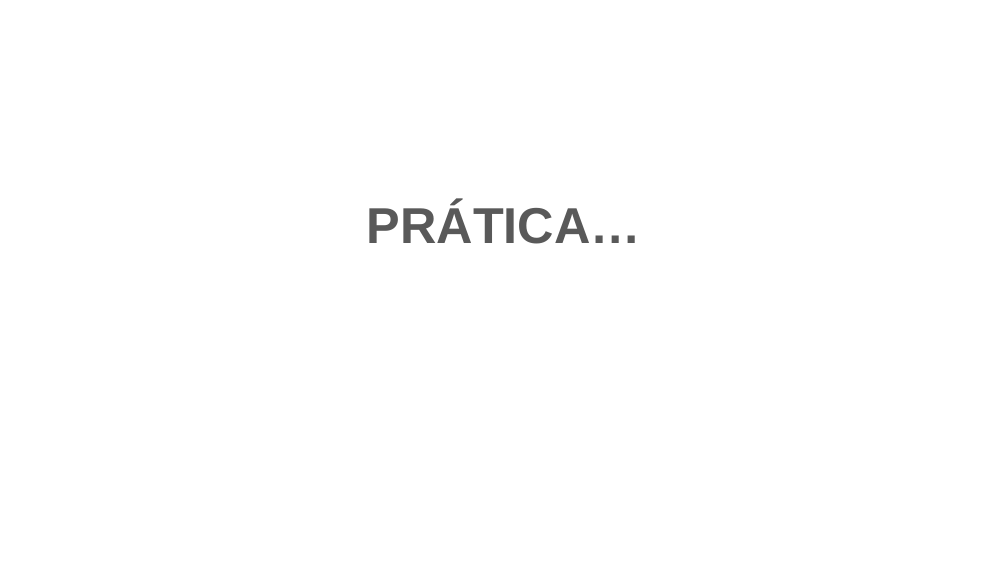
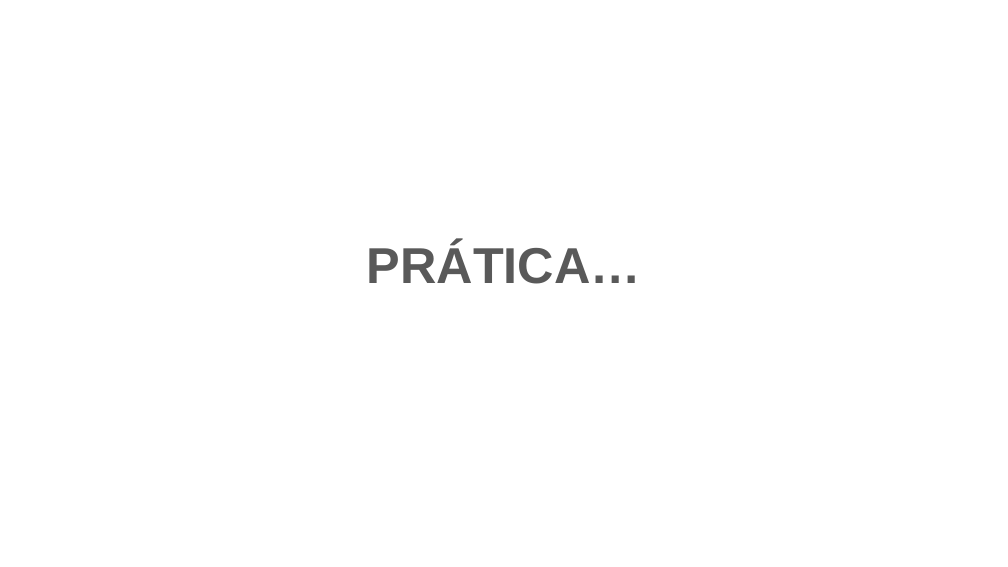
Before and after one commit to DeehSlash/apresentacao-jpa, a slide deck: slide 13 of Apresentação.pptx. Drawn at 1008x567 pixels with LibreOffice and Linux fonts; fonts in the diff are those of the drawing; background and template pictures are left out. Boxes give left, top, right and bottom in pixels: in the first picture for what was removed or moved away, otherwise in the second. Text is boxed around its words. In the diff, an @@ line names an element or a change of style, - is before the commit and + after.

```diff
--- a/Apresentação.pptx
+++ b/Apresentação.pptx
@@ text "PRÁTICA…": place and size @@
-text "PRÁTICA…" at (367, 203, 641, 244)
+text "PRÁTICA…" at (367, 243, 641, 284)
```
Also in this commit, not shown: 2 other slides changed.
